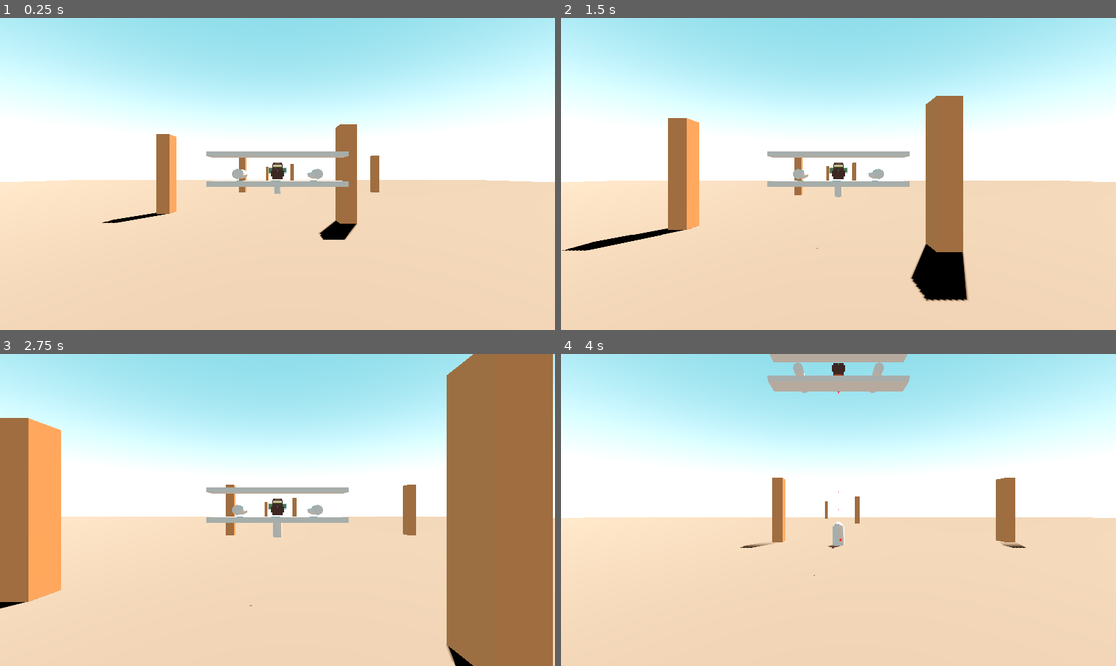
Above: before the commit, frames 1-4 (two rows, left to right).
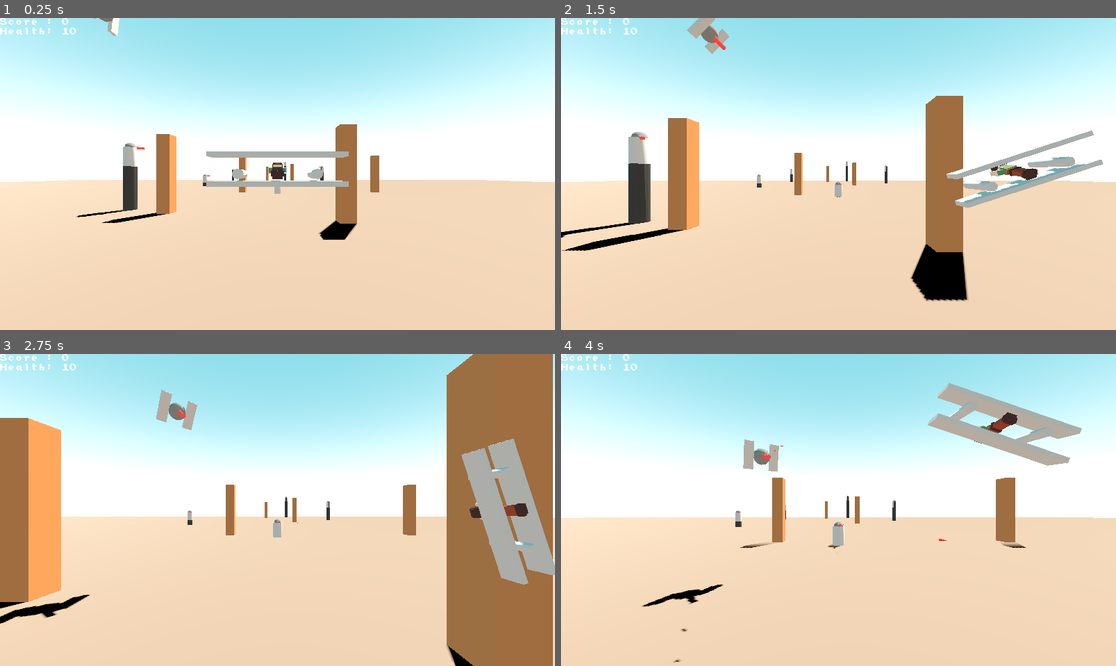
Above: after the commit, the same moments.

Repository: KyzonP/20-games---game-8
Game: Godot game, scene res://scenes/test.tscn
Two runs of this game, one before a commit and one after it. Both use one fixed random seed, a clock stepped at 60 frames per second and the inputs below.
Inputs:
- Up to frame 1 (0.25 s): no input
- Up to frame 2 (1.5 s): hold E (roll_right, bound only after the commit) 0.53-1.28 s; tap Space (fire) at 0.6 s; hold Ctrl (brake) from 1.28 s (still down); tap Shift (boost) at 1.35 s
- Up to frame 3 (2.75 s): tap Space (fire) at 1.55, 2.1 s; release Ctrl (brake) at 2.03 s; hold E (roll_right, bound only after the commit) from 2.03 s (still down)
- Up to frame 4 (4 s): release E (roll_right, bound only after the commit) at 2.78 s; hold W (move_up) 2.78-3.53 s; tap Space (fire) at 2.85, 3.8 s; hold Q (roll_left, bound only after the commit) from 3.53 s (still down); hold Shift (boost) from 3.53 s (still down)

The runs differ from the first frame. In frame 1, 1.0% of the frame differs, in the area x 0-59%, y 0-64%; in frame 2, 5.1%; in frame 3, 6.7%, in the area x 0-100%, y 0-87%; in frame 4, 6.1%.

Commit message:
Enemies, barrel roll, trigger zones, UI

Diff:
--- a/event_bus.gd
+++ b/event_bus.gd
@@ -2,3 +2,12 @@
 
 @warning_ignore("unused_signal")
 signal give_player(player)
+
+@warning_ignore("unused_signal")
+signal request_player()
+
+@warning_ignore("unused_signal")
+signal player_hurt(amount)
+
+@warning_ignore("unused_signal")
+signal score_increased(amount)
--- /dev/null
+++ b/flight_paths/test_flying_path.tres
@@ -0,0 +1,8 @@
+[gd_resource type="Curve3D" format=3 uid="uid://onqsr2i7v8vt"]
+
+[resource]
+_data = {
+"points": PackedVector3Array(0, 0, -90, 0, 0, 90, 0, 20, 0, 0, 0, -90, 0, 0, 90, -300, 10, 50),
+"tilts": PackedFloat32Array(0, 0)
+}
+point_count = 2
--- a/project.godot
+++ b/project.godot
@@ -56,6 +56,16 @@
 "events": [Object(InputEventKey,"resource_local_to_scene":false,"resource_name":"","device":-1,"window_id":0,"alt_press …(191 unchanged characters)…
 ]
 }
+roll_left={
+"deadzone": 0.2,
+"events": [Object(InputEventKey,"resource_local_to_scene":false,"resource_name":"","device":-1,"window_id":0,"alt_pressed":false,"shift_pressed":false,"ctrl_pressed":false,"meta_pressed":false,"pressed":false,"keycode":0,"physical_keycode":81,"key_label":0,"unicode":113,"location":0,"echo":false,"script":null)
+]
+}
+roll_right={
+"deadzone": 0.2,
+"events": [Object(InputEventKey,"resource_local_to_scene":false,"resource_name":"","device":-1,"window_id":0,"alt_pressed":false,"shift_pressed":false,"ctrl_pressed":false,"meta_pressed":false,"pressed":false,"keycode":0,"physical_keycode":69,"key_label":0,"unicode":101,"location":0,"echo":false,"script":null)
+]
+}
 
 [layer_names]
 
--- /dev/null
+++ b/scenes/enemy_path.tscn
@@ -0,0 +1,20 @@
+[gd_scene format=3 uid="uid://3hkf45g43jbb"]
+
+[ext_resource type="Script" uid="uid://mxpaph5tb7pk" path="res://scripts/enemy_path.gd" id="1_fw00r"]
+
+[sub_resource type="SphereShape3D" id="SphereShape3D_fw00r"]
+radius = 7.205676
+
+[node name="EnemyPath" type="Path3D" unique_id=1281539497]
+script = ExtResource("1_fw00r")
+speed = 25.0
+
+[node name="PathFollow3D" type="PathFollow3D" parent="." unique_id=1687372054]
+transform = Transform3D(-0.9999999, 0, -8.742253e-08, 0, 0.9999972, 0, 8.742277e-08, 0, -0.99999714, 0, 20, 0)
+
+[node name="Area3D" type="Area3D" parent="." unique_id=645709908]
+process_mode = 3
+collision_layer = 0
+
+[node name="CollisionShape3D" type="CollisionShape3D" parent="Area3D" unique_id=457618432]
+shape = SubResource("SphereShape3D_fw00r")
--- /dev/null
+++ b/scenes/flying_enemy.tscn
@@ -0,0 +1,50 @@
+[gd_scene format=3 uid="uid://by3my2k4bnkpu"]
+
+[ext_resource type="Script" uid="uid://l2san637eugn" path="res://scripts/turret_enemy.gd" id="1_fgwew"]
+[ext_resource type="Script" uid="uid://xj5qxp5jrfxp" path="res://scripts/turret_barrel.gd" id="2_c4a5w"]
+
+[sub_resource type="StandardMaterial3D" id="StandardMaterial3D_4ra3w"]
+albedo_color = Color(0.3665946, 0.3665946, 0.36659458, 1)
+
+[sub_resource type="StandardMaterial3D" id="StandardMaterial3D_5uy6h"]
+albedo_color = Color(1, 0.19, 0.19, 1)
+
+[sub_resource type="BoxShape3D" id="BoxShape3D_fgwew"]
+size = Vector3(8.045959, 6.602051, 1)
+
+[node name="Enemy" type="Area3D" unique_id=2107312701]
+collision_layer = 4
+collision_mask = 19
+script = ExtResource("1_fgwew")
+fire_distance = 300.0
+points_value = 25
+
+[node name="VehicleShape" type="Node3D" parent="." unique_id=1287704595]
+
+[node name="Targeting" type="CSGSphere3D" parent="VehicleShape" unique_id=1156207078]
+radius = 2.0
+material = SubResource("StandardMaterial3D_4ra3w")
+script = ExtResource("2_c4a5w")
+
+[node name="Barrel" type="CSGCylinder3D" parent="VehicleShape/Targeting" unique_id=1637573947]
+transform = Transform3D(1.9106855e-15, 4.371139e-08, -1, 1, -4.371139e-08, 0, -4.371139e-08, -1, -4.371139e-08, 0, 0, -2.5)
+height = 5.0
+material = SubResource("StandardMaterial3D_5uy6h")
+
+[node name="FirePoint" type="Marker3D" parent="VehicleShape/Targeting/Barrel" unique_id=245209090]
+transform = Transform3D(1.9106855e-15, 1, -4.371139e-08, 4.371139e-08, -4.371139e-08, -1, -1, 0, -4.371139e-08, 0.019893646, 2.8388746, 1.2409117e-07)
+
+[node name="CSGBox3D" type="CSGBox3D" parent="VehicleShape/Targeting" unique_id=1985782462]
+transform = Transform3D(1, 0, 0, 0, 1, 0, 0, 0, 1, 3, 0, 0)
+size = Vector3(2, 6.5, 1)
+
+[node name="CSGBox3D2" type="CSGBox3D" parent="VehicleShape/Targeting" unique_id=2070685714]
+transform = Transform3D(1, 0, 0, 0, 1, 0, 0, 0, 1, -3, 0, 0)
+size = Vector3(2, 6.5, 1)
+
+[node name="VisibleOnScreenEnabler3D" type="VisibleOnScreenEnabler3D" parent="." unique_id=1247818257]
+transform = Transform3D(1, 0, 0, 0, 1, 0, 0, 0, 1, 0, 8.587078, 0)
+
+[node name="CollisionShape3D" type="CollisionShape3D" parent="." unique_id=628981273]
+transform = Transform3D(1, 0, 0, 0, 1, 0, 0, 0, 1, -0.022857666, -0.0012207031, 0)
+shape = SubResource("BoxShape3D_fgwew")
--- /dev/null
+++ b/scenes/ground_plane.tscn
@@ -0,0 +1,13 @@
+[gd_scene format=3 uid="uid://dgxtxu700bp7v"]
+
+[sub_resource type="StandardMaterial3D" id="StandardMaterial3D_bl13t"]
+disable_ambient_light = true
+albedo_color = Color(0.92941177, 0.7882353, 0.6862745, 1)
+uv1_triplanar = true
+
+[sub_resource type="PlaneMesh" id="PlaneMesh_iyx0m"]
+size = Vector2(1000, 1000)
+
+[node name="GroundPlane" type="MeshInstance3D" unique_id=1054850341]
+material_override = SubResource("StandardMaterial3D_bl13t")
+mesh = SubResource("PlaneMesh_iyx0m")
--- /dev/null
+++ b/scenes/target.tscn
@@ -0,0 +1,21 @@
+[gd_scene format=3 uid="uid://cxh63cyj2l34"]
+
+[ext_resource type="Script" uid="uid://dtaw4yl3yjbj3" path="res://scripts/target.gd" id="1_b37e2"]
+
+[sub_resource type="StandardMaterial3D" id="StandardMaterial3D_2b72u"]
+albedo_color = Color(0.19987267, 0.37428677, 0.5637881, 1)
+
+[sub_resource type="SphereShape3D" id="SphereShape3D_b37e2"]
+radius = 1.9979117
+
+[node name="Target" type="Area3D" unique_id=637849105]
+script = ExtResource("1_b37e2")
+
+[node name="VehicleShape" type="Node3D" parent="." unique_id=2020896587]
+
+[node name="Targeting" type="CSGSphere3D" parent="VehicleShape" unique_id=1808495652]
+radius = 2.0
+material = SubResource("StandardMaterial3D_2b72u")
+
+[node name="CollisionShape3D" type="CollisionShape3D" parent="." unique_id=265497365]
+shape = SubResource("SphereShape3D_b37e2")
--- a/scenes/test.tscn
+++ b/scenes/test.tscn
@@ -3,8 +3,12 @@
 [ext_resource type="Script" uid="uid://csmfqdei32qoa" path="res://scripts/path_follow.gd" id="1_bl13t"]
 [ext_resource type="PackedScene" uid="uid://crny86l3gtlp3" path="res://models/placeholder_bunny/placeholder_bunny.tscn" id="1_errlg"]
 [ext_resource type="Script" uid="uid://uhw03c4iv7r0" path="res://scripts/game.gd" id="1_j5jx5"]
+[ext_resource type="PackedScene" uid="uid://dgxtxu700bp7v" path="res://scenes/ground_plane.tscn" id="2_jcd4p"]
 [ext_resource type="Script" uid="uid://dtwhchf2wnite" path="res://scripts/player_controller.gd" id="3_iyx0m"]
-[ext_resource type="PackedScene" uid="uid://bo4ktkono442i" path="res://scenes/enemy.tscn" id="4_74lek"]
+[ext_resource type="PackedScene" uid="uid://bo4ktkono442i" path="res://scenes/turret_enemy.tscn" id="4_74lek"]
+[ext_resource type="PackedScene" uid="uid://3hkf45g43jbb" path="res://scenes/enemy_path.tscn" id="6_lpvoh"]
+[ext_resource type="Curve3D" uid="uid://onqsr2i7v8vt" path="res://flight_paths/test_flying_path.tres" id="7_at5dv"]
+[ext_resource type="FontFile" uid="uid://bti7l0s1loqws" path="res://fonts/PrStart.ttf" id="9_uacia"]
 
 [sub_resource type="ProceduralSkyMaterial" id="ProceduralSkyMaterial_errlg"]
 sky_top_color = Color(0.4117647, 0.7411765, 0.8235294, 1)
@@ -26,14 +30,6 @@
 
 [sub_resource type="BoxShape3D" id="BoxShape3D_74lek"]
 size = Vector3(5, 30, 5)
-
-[sub_resource type="StandardMaterial3D" id="StandardMaterial3D_bl13t"]
-disable_ambient_light = true
-albedo_color = Color(0.92941177, 0.7882353, 0.6862745, 1)
-uv1_triplanar = true
-
-[sub_resource type="PlaneMesh" id="PlaneMesh_iyx0m"]
-size = Vector2(1000, 1000)
 
 [sub_resource type="Curve3D" id="Curve3D_errlg"]
 closed = true
@@ -46,9 +42,15 @@
 [sub_resource type="BoxShape3D" id="BoxShape3D_iyx0m"]
 size = Vector3(6.9826202, 1.5612793, 0.9602051)
 
-[node name="Game" type="Node3D" unique_id=1248648863 node_paths=PackedStringArray("player")]
+[sub_resource type="Curve3D" id="Curve3D_at5dv"]
+_data = {
+"points": PackedVector3Array(0, 0, 0, 25, 0, 0, -45, 40, -40, -25, 0, 0, 25, 0, 0, 0, 0, -40, 25, 0, 0, 0, 0, 0, 45, -40, -40),
+"tilts": PackedFloat32Array(0, 0, 0)
+}
+point_count = 3
+
+[node name="Game" type="Node3D" unique_id=1248648863]
 script = ExtResource("1_j5jx5")
-player = NodePath("Path3D/PathFollow3D/Camera3D/Player")
 
 [node name="WorldEnvironment" type="WorldEnvironment" parent="." unique_id=1657036575]
 environment = SubResource("Environment_iyx0m")
@@ -132,9 +134,7 @@
 [node name="CollisionShape3D" type="CollisionShape3D" parent="Environment/TestRock6/Area3D" unique_id=1581926017]
 shape = SubResource("BoxShape3D_74lek")
 
-[node name="GroundPlane" type="MeshInstance3D" parent="Environment" unique_id=1184410278]
-material_override = SubResource("StandardMaterial3D_bl13t")
-mesh = SubResource("PlaneMesh_iyx0m")
+[node name="GroundPlane" parent="Environment" unique_id=1054850341 instance=ExtResource("2_jcd4p")]
 
 [node name="Path3D" type="Path3D" parent="." unique_id=178873394]
 curve = SubResource("Curve3D_errlg")
@@ -176,9 +176,64 @@
 [node name="FirePoint" type="Marker3D" parent="Path3D/PathFollow3D/Camera3D/Player" unique_id=2129934683]
 transform = Transform3D(1, 0, 0, 0, 1, 0, 0, 0, 1, 0, 0.32980156, -2.4611635)
 
-[node name="CollisionShape3D" type="CollisionShape3D" parent="Path3D/PathFollow3D/Camera3D/Player" unique_id=2014821380]
+[node name="Collider" type="CollisionShape3D" parent="Path3D/PathFollow3D/Camera3D/Player" unique_id=2014821380]
 transform = Transform3D(1, 0, 0, 0, 1, 0, 0, 0, 1, 0.0017623901, 0.256958, -0.50476074)
 shape = SubResource("BoxShape3D_iyx0m")
 
+[node name="EnemyPath" parent="Path3D/PathFollow3D" unique_id=1281539497 instance=ExtResource("6_lpvoh")]
+curve = SubResource("Curve3D_at5dv")
+speed = 10.0
+pattern_shape = "Diagonal"
+
 [node name="Enemy" parent="." unique_id=2107312701 instance=ExtResource("4_74lek")]
 transform = Transform3D(1, 0, 0, 0, 1, 0, 0, 0, 1, 0, 0, -150)
+
+[node name="Enemy2" parent="." unique_id=832552012 instance=ExtResource("4_74lek")]
+transform = Transform3D(1, 0, 0, 0, 1, 0, 0, 0, 1, 75.88542, 18.48024, -339.1399)
+
+[node name="Enemy3" parent="." unique_id=805617864 instance=ExtResource("4_74lek")]
+transform = Transform3D(1, 0, 0, 0, 1, 0, 0, 0, 1, 17.598473, 31.983673, -446.03113)
+
+[node name="Enemy4" parent="." unique_id=1924002180 instance=ExtResource("4_74lek")]
+transform = Transform3D(1, 0, 0, 0, 1, 0, 0, 0, 1, -89.332214, 14.836433, -400.40286)
+
+[node name="Enemy5" parent="." unique_id=753326407 instance=ExtResource("4_74lek")]
+transform = Transform3D(1, 0, 0, 0, 1, 0, 0, 0, 1, -89.332214, 4.653328, -243.90504)
+
+[node name="Enemy6" parent="." unique_id=934954825 instance=ExtResource("4_74lek")]
+transform = Transform3D(1, 0, 0, 0, 1, 0, 0, 0, 1, -62.085037, 18.123909, -78.5862)
+
+[node name="Enemy7" parent="." unique_id=1332250616 instance=ExtResource("4_74lek")]
+transform = Transform3D(1, 0, 0, 0, 1, 0, 0, 0, 1, -121.59816, 4.577034, 56.014893)
+
+[node name="Enemy8" parent="." unique_id=2000836425 instance=ExtResource("4_74lek")]
+transform = Transform3D(1, 0, 0, 0, 1, 0, 0, 0, 1, 55.366074, 4.577034, 122.17438)
+
+[node name="EnemyPath" parent="." unique_id=116625000 instance=ExtResource("6_lpvoh")]
+transform = Transform3D(1, 0, 0, 0, 1, 0, 0, 0, 1, 134.19917, 32.392532, -169.60616)
+curve = ExtResource("7_at5dv")
+enemyCount = 3
+pattern_shape = "Vertical"
+
+[node name="Area3D" parent="EnemyPath" index="1" unique_id=645709908]
+transform = Transform3D(1, 0, 0, 0, 1, 0, 0, 0, 1, -73.713615, -22.171608, 0)
+
+[node name="UI" type="CanvasLayer" parent="." unique_id=1043766645]
+
+[node name="VBoxContainer" type="VBoxContainer" parent="UI" unique_id=159547414]
+offset_right = 174.0
+offset_bottom = 285.0
+
+[node name="ScoreText" type="RichTextLabel" parent="UI/VBoxContainer" unique_id=521861377]
+layout_mode = 2
+theme_override_fonts/normal_font = ExtResource("9_uacia")
+text = "Score : 0"
+fit_content = true
+
+[node name="HealthText" type="RichTextLabel" parent="UI/VBoxContainer" unique_id=2078242767]
+layout_mode = 2
+theme_override_fonts/normal_font = ExtResource("9_uacia")
+text = "Health: 0"
+fit_content = true
+
+[editable path="EnemyPath"]
--- a/scenes/enemy.tscn
+++ b/scenes/turret_enemy.tscn
@@ -1,7 +1,16 @@
 [gd_scene format=3 uid="uid://bo4ktkono442i"]
 
 [ext_resource type="Script" uid="uid://xj5qxp5jrfxp" path="res://scripts/turret_barrel.gd" id="1_7p1mj"]
-[ext_resource type="Script" uid="uid://l2san637eugn" path="res://scripts/enemy.gd" id="1_md0e3"]
+[ext_resource type="Script" uid="uid://l2san637eugn" path="res://scripts/turret_enemy.gd" id="1_md0e3"]
+
+[sub_resource type="StandardMaterial3D" id="StandardMaterial3D_md0e3"]
+albedo_color = Color(0.12955844, 0.12955847, 0.12955844, 1)
+
+[sub_resource type="StandardMaterial3D" id="StandardMaterial3D_4ra3w"]
+albedo_color = Color(0.3665946, 0.3665946, 0.36659458, 1)
+
+[sub_resource type="StandardMaterial3D" id="StandardMaterial3D_5uy6h"]
+albedo_color = Color(1, 0.19, 0.19, 1)
 
 [sub_resource type="CylinderShape3D" id="CylinderShape3D_md0e3"]
 height = 9.862305
@@ -16,21 +25,29 @@
 [node name="VehicleShape" type="Node3D" parent="." unique_id=1287704595]
 
 [node name="Base" type="CSGCylinder3D" parent="VehicleShape" unique_id=533663966]
-transform = Transform3D(1, 0, 0, 0, 1, 0, 0, 0, 1, 0, 4, 0)
+transform = Transform3D(1, 0, 0, 0, 1, 0, 0, 0, 1, 0, -12.609619, 0)
 radius = 2.5
-height = 8.0
+height = 41.21924
+material = SubResource("StandardMaterial3D_md0e3")
 
 [node name="Targeting" type="CSGSphere3D" parent="VehicleShape/Base" unique_id=1156207078]
-transform = Transform3D(1, 0, 0, 0, 1, 0, 0, 0, 1, 0, 4, 0)
+transform = Transform3D(1, 0, 0, 0, 1, 0, 0, 0, 1, 0, 20.742098, 0)
 radius = 2.0
+material = SubResource("StandardMaterial3D_4ra3w")
 script = ExtResource("1_7p1mj")
 
 [node name="Barrel" type="CSGCylinder3D" parent="VehicleShape/Base/Targeting" unique_id=1637573947]
 transform = Transform3D(1.9106855e-15, 4.371139e-08, -1, 1, -4.371139e-08, 0, -4.371139e-08, -1, -4.371139e-08, 0, 0, -2.5)
 height = 5.0
+material = SubResource("StandardMaterial3D_5uy6h")
 
 [node name="FirePoint" type="Marker3D" parent="VehicleShape/Base/Targeting/Barrel" unique_id=245209090]
 transform = Transform3D(1.9106855e-15, 1, -4.371139e-08, 4.371139e-08, -4.371139e-08, -1, -1, 0, -4.371139e-08, 0.019893646, 2.8388746, 1.2409117e-07)
+
+[node name="CSGCylinder3D" type="CSGCylinder3D" parent="VehicleShape" unique_id=1973825279]
+transform = Transform3D(1, 0, 0, 0, 1, 0, 0, 0, 1, 0, 4.0339646, 0)
+radius = 2.6
+height = 8.0
 
 [node name="VisibleOnScreenEnabler3D" type="VisibleOnScreenEnabler3D" parent="." unique_id=1247818257]
 transform = Transform3D(1, 0, 0, 0, 1, 0, 0, 0, 1, 0, 8.587078, 0)
--- a/scripts/bullet.gd
+++ b/scripts/bullet.gd
@@ -1,6 +1,7 @@
 extends Area3D
 
 @export var speed : float = 1.0
+@export var damage : int = 1
 
 func _ready():
 	area_entered.connect(collide)
@@ -9,6 +10,7 @@
 
 func playerBullet():
 	set_collision_layer_value(2, true)
+	speed = 2.0
 
 func enemyBullet():
 	set_collision_layer_value(4, true)
--- /dev/null
+++ b/scripts/enemy_path.gd
@@ -0,0 +1,62 @@
+extends Path3D
+
+@export var enemies : Array[Node] = []
+@export var enemyCount : int = 1
+@export var transform_range : float = 10.0
+@export var speed : float = 10.0
+
+var end_margin : float = 0.01
+var active : bool = false
+
+@onready var pathFollow = find_child("PathFollow3D")
+
+@export_enum("Diagonal", "Horizontal", "Vertical") var pattern_shape : String
+
+
+# Enemies
+var flying_enemy = load("res://scenes/flying_enemy.tscn")
+
+func _ready() -> void:
+	$Area3D.area_entered.connect(_activate)
+
+func _physics_process(delta) -> void:
+	if active:
+		pathFollow.progress += delta * speed
+
+		if pathFollow.progress_ratio > 0.92:
+			_end_path()
+
+func _spawn_enemies() -> void:
+	var transform_mod = 0.0
+	for i in enemyCount:
+		var enemy = flying_enemy.instantiate()
+		pathFollow.add_child(enemy)
+
+		if pattern_shape == "Diagonal":
+			enemy.position = Vector3(0, transform_mod, transform_mod)
+		elif pattern_shape == "Vertical":
+			enemy.position = Vector3(0, transform_mod, 0)
+		elif pattern_shape == "Horizontal":
+			enemy.position = Vector3(0,0,transform_mod)
+
+		transform_mod += transform_range
+
+		# add to array
+		enemies.append(enemy)
+
+		# connect signal
+		if enemy.has_signal("defeated"):
+			enemy.defeated.connect(_on_enemy_defeated)
+
+func _on_enemy_defeated(enemy_node) -> void:
+	enemies.erase(enemy_node)
+
+	if enemies.is_empty():
+		_end_path()
+
+func _end_path() -> void:
+	self.queue_free()
+
+func _activate(_area) -> void:
+	_spawn_enemies()
+	active = true
--- a/scripts/game.gd
+++ b/scripts/game.gd
@@ -1,6 +1,28 @@
 extends Node3D
 
-@export var player : Area3D
+@onready var player = find_child("Player")
+
+var score : int = 0
+var life : int = 10
+
+@onready var scoreText = find_child("ScoreText")
+@onready var healthText = find_child("HealthText")
 
 func _ready():
+	EventBus.request_player.connect(_give_player)
+	EventBus.player_hurt.connect(_adjustHealth)
+	EventBus.score_increased.connect(_adjustScore)
+
+	_adjustScore(0)
+	_adjustHealth(0)
+
+func _give_player():
 	EventBus.emit_signal("give_player", player)
+
+func _adjustScore(amount):
+	score = score + amount
+	scoreText.text = "Score : " + str(score)
+
+func _adjustHealth(amount):
+	life = life - amount
+	healthText.text = "Health: " + str(life)
--- a/scripts/player_controller.gd
+++ b/scripts/player_controller.gd
@@ -10,19 +10,32 @@
 var speed
 @export var x_margin : float = 13.0
 @export var y_margin : float = 7.0
+var rolling : bool = false
+@export var rollDistance : float = 10.0
+@export var rollTime : float = 1.0
+
+var rollTweenMove
+var rollTweenRotate
 
 @onready var camera : Camera3D = get_parent()
+@onready var collider = find_child("Collider")
 
 # Bullets
 var bulletObject = load("res://scenes/bullet.tscn")
 
 func _ready():
 	area_entered.connect(collide)
-	pass
 
 func _input(_event):
-	if Input.is_action_just_pressed("fire"):
-		fireBullet()
+	if not rolling:
+		if Input.is_action_just_pressed("fire"):
+			fireBullet()
+
+		if Input.is_action_just_pressed("roll_left"):
+			_roll("Left")
+
+		if Input.is_action_just_pressed("roll_right"):
+			_roll("Right")
 
 func _physics_process(delta) -> void:
 	move(delta)
@@ -74,6 +87,41 @@
 	bullet.rotation = global_rotation
 	bullet.playerBullet()
 
+func _roll(direction : String) -> void:
+	# disable shooting/rolling and collider
+	rolling = true
+	collider.disabled = true
+
+	var targetX : float = 0.0
+	var targetRotation = TAU
+	# calculate destinations
+	# moving x on pos, z on rotate (z increase as x decreases for left)
+	if direction == "Left":
+		targetX = position.x - rollDistance
+		if targetX < -x_margin:
+			targetX = -x_margin
+	elif direction == "Right":
+		targetX = position.x + rollDistance
+		if targetX > x_margin:
+			targetX = x_margin
+		targetRotation *= -1
+
+	if rollTweenMove:
+		rollTweenMove.kill()
+	rollTweenMove = create_tween()
+	rollTweenMove.tween_property(self, "position", Vector3(targetX, position.y, position.z), rollTime)
+
+	if rollTweenRotate:
+		rollTweenRotate.kill()
+	rollTweenRotate = create_tween()
+	rollTweenRotate.tween_property(self, "rotation:z", targetRotation, rollTime).as_relative()
+
+	rollTweenRotate.finished.connect(_end_roll)
+
+func _end_roll():
+	rolling = false
+	collider.disabled = false
+
 func collide(_area) -> void:
 	if _area.is_in_group("Bullet"):
-		print("Shot")
+		EventBus.player_hurt.emit(_area.damage)
--- /dev/null
+++ b/scripts/target.gd
@@ -0,0 +1,18 @@
+extends Area3D
+
+@export var hp : float = 1.0
+
+signal defeated(enemy_node)
+
+# Bullets
+var bulletObject = load("res://scenes/bullet.tscn")
+
+func _ready():
+	area_entered.connect(collide)
+
+func destroy():
+	defeated.emit(self)
+	queue_free()
+
+func collide(_area):
+	destroy()
--- a/scripts/enemy.gd
+++ b/scripts/turret_enemy.gd
@@ -4,12 +4,15 @@
 @export var speed : float = 5.0
 @export var fire_rate : float = 1.0
 @export var fire_distance : float = 100.0
+@export var points_value : int = 10
 var fire_timer : float = 0.0
 var target : Area3D
 var shooting : bool = false
 
 @onready var fire_point = find_child("FirePoint")
 @onready var targeting = find_child("Targeting")
+
+signal defeated(enemy_node)
 
 # Bullets
 var bulletObject = load("res://scenes/bullet.tscn")
@@ -19,6 +22,8 @@
 	targeting.playerFound.connect(_enable_shooting)
 	targeting.playerLost.connect(_disable_shooting)
 	EventBus.give_player.connect(_set_target)
+
+	EventBus.request_player.emit()
 
 func _physics_process(delta):
 	if global_position.distance_to(target.global_position) <= fire_distance and shooting:
@@ -36,6 +41,8 @@
 	bullet.enemyBullet()
 
 func destroy():
+	defeated.emit(self)
+	EventBus.score_increased.emit(points_value)
 	queue_free()
 
 func collide(_area):
Binary file added: fonts/PrStart.ttf
Not shown, added: fonts/PrStart.ttf.import
Not shown, added: scripts/enemy_path.gd.uid
Not shown, added: scripts/target.gd.uid
Renamed: scripts/enemy.gd.uid -> scripts/turret_enemy.gd.uid
